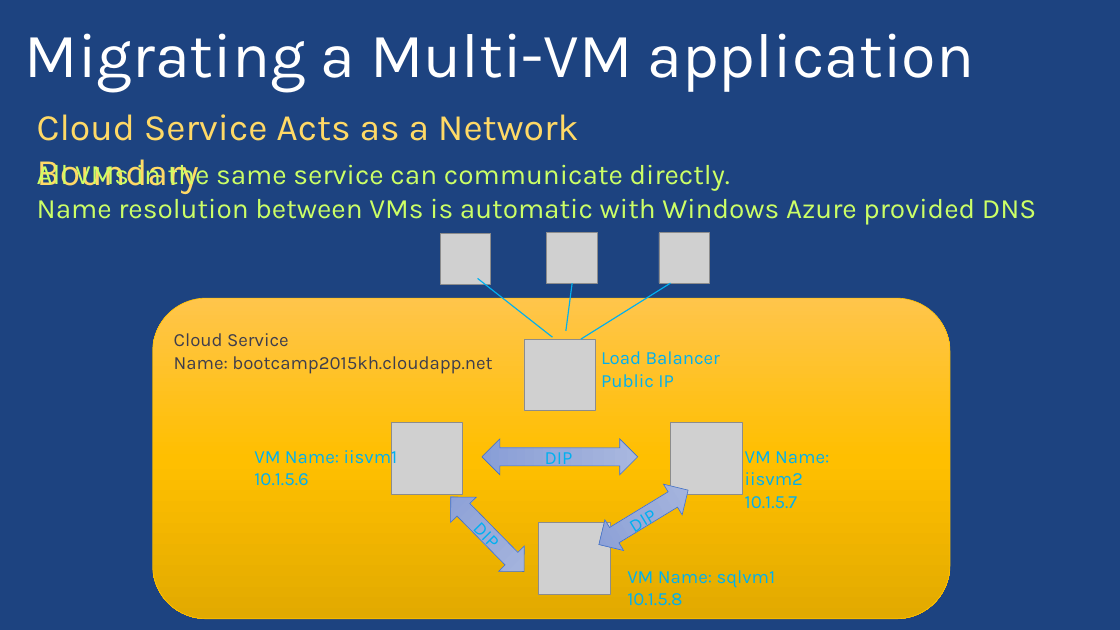
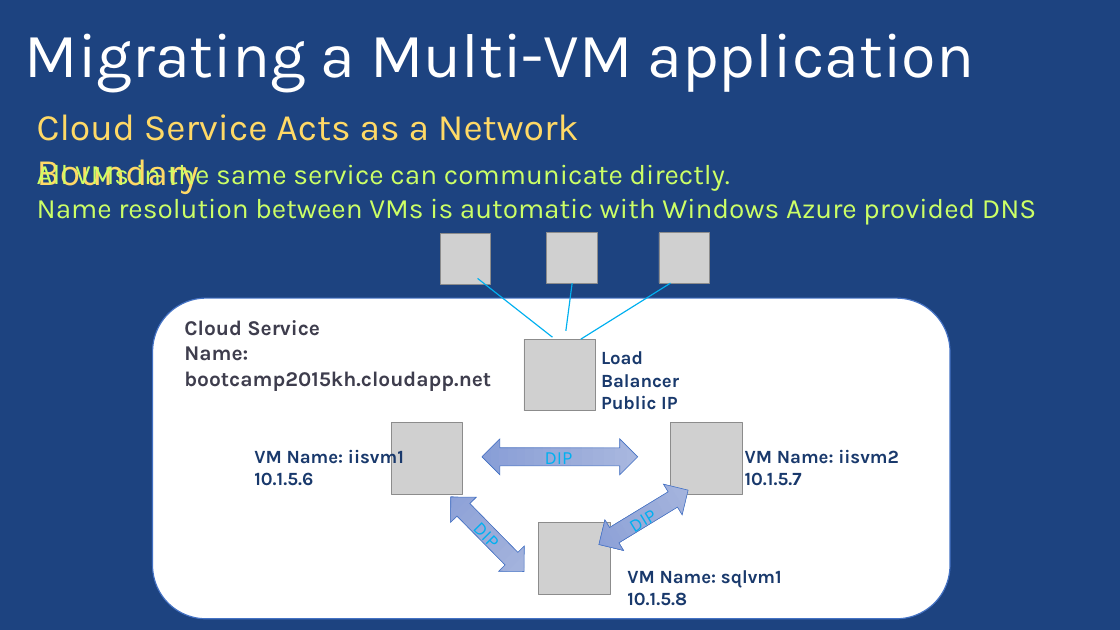
Before and after one commit to PyroJoke/AzureBootcamp2015Kharkiv, a slide deck: slide 24 of Virtual Machines Automated Deployment/Global Azure Bootcamp - Automating Azure VMs with Powershell.pptx (slide 28 before the commit). Drawn at 1120x630 pixels with LibreOffice and Linux fonts; fonts in the diff are those of the drawing; grey boxes stand for pictures; background and template pictures are left out. Boxes give left, top, right and bottom in pixels: in the first picture for what was removed or moved away, otherwise in the second. Text is boxed around its words. In the diff, an @@ line names an element or a change of style, - is before the commit and + after.

```diff
--- a/Virtual Machines Automated Deployment/Global Azure Bootcamp - Automating Azure VMs with Powershell.pptx
+++ b/Virtual Machines Automated Deployment/Global Azure Bootcamp - Automating Azure VMs with Powershell.pptx
@@ rounded rectangle at [153, 298, 950, 619]: fill gradient #FFC64B to #FFC000 to #E3AB00 to #FFFFFF; outline #FFC000 0.5 pt to #4472C4 1 pt @@
@@ text "Cloud Service": place and size @@
-text "Cloud Service" at [174, 333, 492, 374]
+text "Cloud Service" at [184, 320, 491, 391]
@@ text "Cloud Service" at [184, 320, 491, 391]: size 16 to 18 pt, bold on @@
@@ text colour #00B0F0 to #19396C, bold on in 4 elements at [601, 351, 679, 410], [745, 450, 899, 486], [254, 446, 404, 486], [627, 570, 782, 606] @@
```
Also in this commit, not shown: 14 other slides changed, 4 slides removed, 2 other files.
